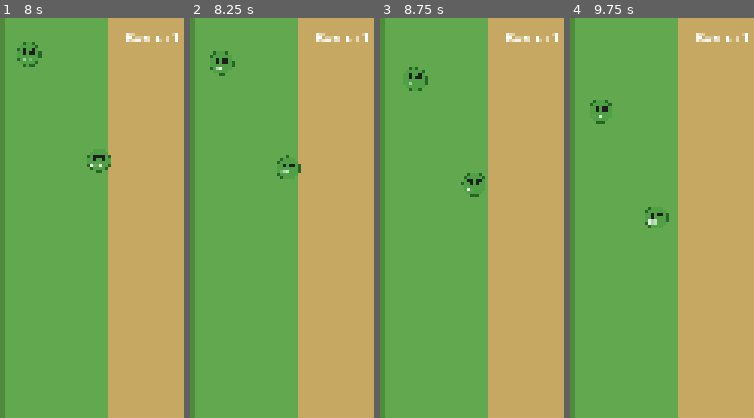
Above: before the commit, frames 1-4 (left to right).
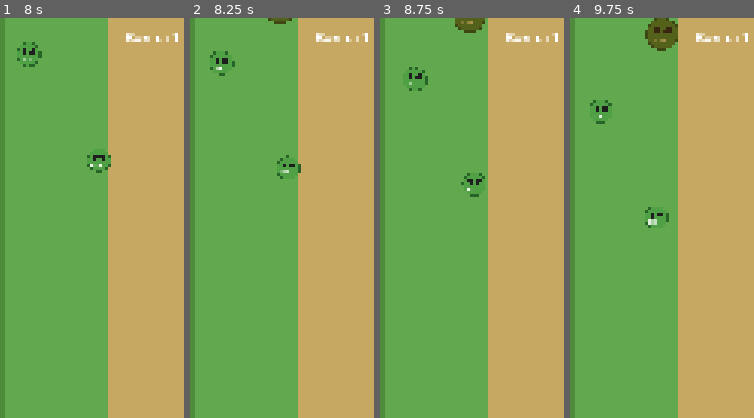
Above: after the commit, the same moments.

Repository: snowydad/MTD
Game: Godot game, scene res://src/scenes/main.tscn
The game is run twice, just before and just after one commit, with the same random seed, the same clock (stepped at 60 frames per second) and the same inputs.
Inputs:
- Up to frame 1 (8 s): tap Enter at 0.5, 2, 3.5 s; tap Space at 1.25, 2.75, 5.75 s
- Up to frame 2 (8.25 s): no input
- Up to frame 3 (8.75 s): no input
- Up to frame 4 (9.75 s): no input
The pictures show only the part of the screen within x 6-56%, y 0-50%; the shares and areas given below are measured in that part.

Frame 1 is identical in both runs. In frame 2, 0.1% of the frame differs, in the area x 42-56%, y 0-2%; in frame 3, 0.5%; in frame 4, 1.2%, in the area x 40-59%, y 0-9%.

Commit message:
Orc added

Diff:
--- /dev/null
+++ b/src/scenes/enemies/orc.tscn
@@ -0,0 +1,15 @@
+[gd_scene format=3 uid="uid://corc001"]
+
+[ext_resource type="Script" path="res://src/scripts/enemies/enemy.gd" id="1_enemy"]
+[ext_resource type="Texture2D" path="res://assets/sprites/enemies/orc.png" id="2_tex"]
+
+[node name="Orc" type="Node2D"]
+script = ExtResource("1_enemy")
+max_hp = 80.0
+move_speed = 55.0
+damage_to_wall = 12.0
+zigzag_amplitude = 15.0
+zigzag_frequency = 0.15
+
+[node name="Sprite2D" type="Sprite2D" parent="."]
+texture = ExtResource("2_tex")
--- a/src/scenes/main.tscn
+++ b/src/scenes/main.tscn
@@ -5,35 +5,44 @@
 [ext_resource type="Texture2D" uid="uid://c6k5yvug60ixc" path="res://assets/sprites/wall/wall.png" id="3_wall"]
 [ext_resource type="Script" uid="uid://dtxd560hupcew" path="res://src/scripts/enemies/enemy_spawner.gd" id="4_spawner"]
 [ext_resource type="PackedScene" uid="uid://cgoblin001" path="res://src/scenes/enemies/goblin.tscn" id="5_goblin"]
+[ext_resource type="PackedScene" uid="uid://corc001" path="res://src/scenes/enemies/orc.tscn" id="6_orc"]
 
-[node name="Main" type="Node2D" unique_id=1279938484]
+[node name="Main" type="Node2D" unique_id=1807029396]
 script = ExtResource("1_main")
 fill_rate = 1.0
 
-[node name="World" type="Node2D" parent="." unique_id=200881528]
+[node name="World" type="Node2D" parent="." unique_id=869464866]
 
-[node name="Background" type="Sprite2D" parent="World" unique_id=2040965282]
+[node name="Background" type="Sprite2D" parent="World" unique_id=1313523272]
 texture = ExtResource("2_bg")
 centered = false
 
-[node name="Wall" type="Sprite2D" parent="World" unique_id=1710361726]
+[node name="Wall" type="Sprite2D" parent="World" unique_id=27611528]
 position = Vector2(562, 2180)
 texture = ExtResource("3_wall")
 
-[node name="Enemies" type="Node2D" parent="World" unique_id=1661622175]
+[node name="Enemies" type="Node2D" parent="World" unique_id=416963808]
 
-[node name="GoblinSpawner" type="Node2D" parent="World/Enemies" unique_id=1651047896]
+[node name="GoblinSpawner" type="Node2D" parent="World/Enemies" unique_id=20185886]
 script = ExtResource("4_spawner")
 enemy_scene = ExtResource("5_goblin")
 spawn_interval = 3.2
 spawn_x_min = 35.0
 spawn_x_max = 1100.0
 
-[node name="Units" type="Node2D" parent="World" unique_id=760685352]
+[node name="OrcSpawner" type="Node2D" parent="World/Enemies" unique_id=1001019927]
+script = ExtResource("4_spawner")
+enemy_scene = ExtResource("6_orc")
+spawn_interval = 7.5
+spawn_x_min = 150.0
+spawn_x_max = 980.0
+spawn_y = -80.0
 
-[node name="UI" type="CanvasLayer" parent="." unique_id=1165154404]
+[node name="Units" type="Node2D" parent="World" unique_id=1096265458]
 
-[node name="HUD" type="Control" parent="UI" unique_id=418115187]
+[node name="UI" type="CanvasLayer" parent="." unique_id=1915967678]
+
+[node name="HUD" type="Control" parent="UI" unique_id=2124798048]
 layout_mode = 3
 anchors_preset = 15
 anchor_right = 1.0
@@ -42,14 +51,14 @@
 grow_vertical = 2
 mouse_filter = 2
 
-[node name="TopBar" type="HBoxContainer" parent="UI/HUD" unique_id=500383471]
+[node name="TopBar" type="HBoxContainer" parent="UI/HUD" unique_id=273622759]
 layout_mode = 1
 anchors_preset = 10
 anchor_right = 1.0
 offset_bottom = 120.0
 grow_horizontal = 2
 
-[node name="WaveLabel" type="Label" parent="UI/HUD/TopBar" unique_id=1040742802]
+[node name="WaveLabel" type="Label" parent="UI/HUD/TopBar" unique_id=1561803175]
 layout_mode = 2
 size_flags_horizontal = 3
 theme_override_font_sizes/font_size = 42
@@ -57,7 +66,7 @@
 horizontal_alignment = 1
 vertical_alignment = 1
 
-[node name="BottomBar" type="HBoxContainer" parent="UI/HUD" unique_id=1459248199]
+[node name="BottomBar" type="HBoxContainer" parent="UI/HUD" unique_id=843215853]
 layout_mode = 1
 anchors_preset = 12
 anchor_top = 1.0
@@ -68,28 +77,28 @@
 grow_vertical = 0
 alignment = 1
 
-[node name="BtnArcher" type="Button" parent="UI/HUD/BottomBar" unique_id=233227840]
+[node name="BtnArcher" type="Button" parent="UI/HUD/BottomBar" unique_id=1168265151]
 custom_minimum_size = Vector2(300, 220)
 layout_mode = 2
 theme_override_font_sizes/font_size = 32
 text = "Лучник
 12"
 
-[node name="BtnMage" type="Button" parent="UI/HUD/BottomBar" unique_id=1521275354]
+[node name="BtnMage" type="Button" parent="UI/HUD/BottomBar" unique_id=531551835]
 custom_minimum_size = Vector2(300, 220)
 layout_mode = 2
 theme_override_font_sizes/font_size = 32
 text = "Маг
 16"
 
-[node name="BtnCannon" type="Button" parent="UI/HUD/BottomBar" unique_id=1128443289]
+[node name="BtnCannon" type="Button" parent="UI/HUD/BottomBar" unique_id=1660038409]
 custom_minimum_size = Vector2(300, 220)
 layout_mode = 2
 theme_override_font_sizes/font_size = 32
 text = "Пушка
 20"
 
-[node name="TowerHP" type="ProgressBar" parent="UI/HUD" unique_id=433436445]
+[node name="TowerHP" type="ProgressBar" parent="UI/HUD" unique_id=456937124]
 layout_mode = 1
 anchors_preset = 7
 anchor_left = 0.5
--- a/src/scenes/units/archer.tscn
+++ b/src/scenes/units/archer.tscn
@@ -1,12 +1,18 @@
-[gd_scene format=3 uid="uid://carcher001"]
+[gd_scene load_steps=4 format=3 uid="uid://carcher001"]
 
-[ext_resource type="Script" uid="uid://bqhqtyqf06v4d" path="res://src/scripts/units/unit.gd" id="1_unit"]
-[ext_resource type="Texture2D" uid="uid://cafooqa4orptt" path="res://assets/sprites/units/archer/archer_1.png" id="2_tex"]
-[ext_resource type="PackedScene" uid="uid://carrow001" path="res://src/scenes/projectiles/arrow.tscn" id="3_arrow"]
+[ext_resource type="Script" path="res://src/scripts/units/unit.gd" id="1_unit"]
+[ext_resource type="Texture2D" path="res://assets/sprites/units/archer/archer_1.png" id="2_tex"]
+[ext_resource type="PackedScene" path="res://src/scenes/projectiles/arrow.tscn" id="3_arrow"]
 
-[node name="Archer" type="Node2D" unique_id=566045121]
+[node name="Archer" type="Node2D"]
 script = ExtResource("1_unit")
+unit_type = 0
+gravity = 3200.0
+jump_duration = 0.55
+shift_duration = 0.28
 projectile_scene = ExtResource("3_arrow")
+arrow_flight_time = 0.45
+muzzle_offset = Vector2(0, -40)
 
-[node name="Sprite2D" type="Sprite2D" parent="." unique_id=1271361286]
+[node name="Sprite2D" type="Sprite2D" parent="."]
 texture = ExtResource("2_tex")
--- a/src/scripts/enemies/enemy_spawner.gd
+++ b/src/scripts/enemies/enemy_spawner.gd
@@ -71,7 +71,7 @@
 
 func _on_reached_wall(enemy: Enemy) -> void:
 	enemy_reached_wall.emit(enemy)
-	print("Goblin reached wall, dmg=", enemy.damage_to_wall)
+	print(enemy.name, " reached wall, dmg=", enemy.damage_to_wall)
 
 
 func _on_died(enemy: Enemy) -> void:
--- a/src/scripts/main.gd
+++ b/src/scripts/main.gd
@@ -10,6 +10,7 @@
 @onready var units_root: Node2D = $World/Units
 @onready var wall: Sprite2D = $World/Wall
 @onready var goblin_spawner: EnemySpawner = $World/Enemies/GoblinSpawner
+@onready var orc_spawner: EnemySpawner = $World/Enemies/OrcSpawner
 
 const ARCHER_SCENE := preload("res://src/scenes/units/archer.tscn")
 
@@ -56,6 +57,8 @@
 
 	if goblin_spawner:
 		goblin_spawner.enemy_reached_wall.connect(_on_enemy_reached_wall)
+	if orc_spawner:
+		orc_spawner.enemy_reached_wall.connect(_on_enemy_reached_wall)
 
 	_update_buttons()
 
@@ -117,6 +120,8 @@
 	print("=== GAME OVER: стена разрушена ===")
 	if goblin_spawner:
 		goblin_spawner.stop()
+	if orc_spawner:
+		orc_spawner.stop()
 	btn_archer.disabled = true
 	btn_mage.disabled = true
 	btn_cannon.disabled = true
Binary file added: assets/sprites/enemies/orc.png
Not shown, added: assets/sprites/enemies/orc.png.import
